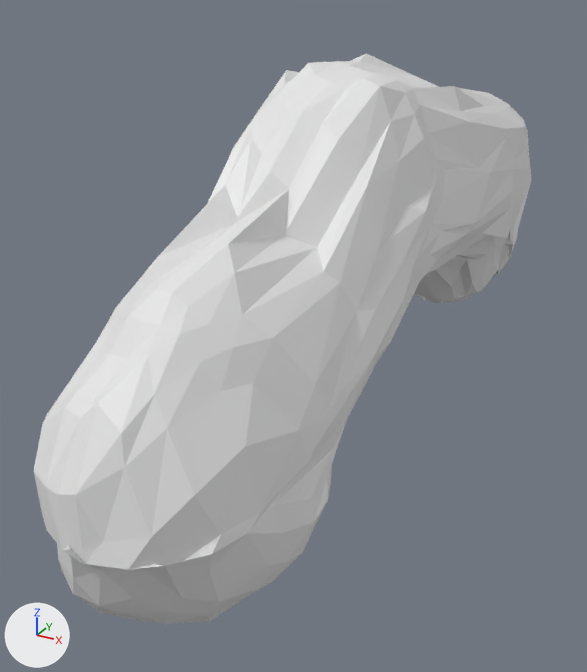
The Blender file Assets/THE LEVEL FOLDER/brock.blend: old version first, new version second.
Rendered twice from a 50 mm lens placed at (3.15, -6.77, 2.97), pointed at (-0.5, -0.13, -0.34). Lighting does not change. The marker at lower left points along +X, +Y and +Z.

The scene before the commit, as lines of its bpy script (objects in view):
```python
me_icosphere_001 = bpy.data.meshes.new('Icosphere.001')
me_icosphere_001.from_pydata(...)  # 642 vertices, 1280 faces; spans x -0.95..1.04, y -3.92..4.83, z -1.5..2.36
ob_icosphere = bpy.data.objects.new('Icosphere', me_icosphere_001)
ob_icosphere.location = (0.0, 0.0, 0.0)
```
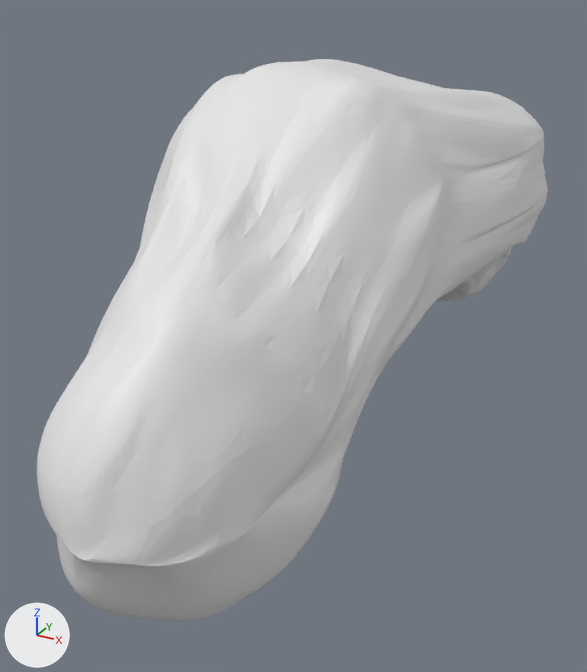
Diff of the bpy script that builds the scene:
```diff
--- a/Assets/THE LEVEL FOLDER/brock.blend.py
+++ b/Assets/THE LEVEL FOLDER/brock.blend.py
@@ me_icosphere_001 @@
 # used by ob_icosphere; location = (0.0, 0.0, 0.0)
-me_icosphere_001.from_pydata(...)  # 642 vertices, 1280 faces; spans x -0.95..1.04, y -3.92..4.83, z -1.5..2.36
+me_icosphere_001.from_pydata(...)  # 642 vertices, 1280 faces; spans x -1.65..1.41, y -3.92..4.83, z -1.5..2.36
+# me_icosphere_001 part 1: 377 of 642 vertices moved; they spanned x -0.95..1.04, y -2.87..4.03, z -1.03..2.36 and now span x -1.65..1.41, y -2.87..4.03, z -1.03..2.36; mean shift (-0.11, -0.05, -0.02); largest move (0.49, 2.89, -0.24) -> (0.71, 2.13, -0.24)
@@ ob_icosphere @@
 ob_icosphere.location = (0.0, 0.0, 0.0)
+_m = ob_icosphere.modifiers.new('Subdivision', 'SUBSURF')
+_m.levels = 2
```

Boxes (x1, y1, x2, y2) around the edits, measured in the pictures (587 x 672 px; the box of a moved part takes in the faces that stretch with it):
'Icosphere', reshaped, modifiers changed: before (34, 53, 531, 624); after (37, 59, 548, 621)
part 1 of me_icosphere_001, moved or reshaped: before (97, 53, 531, 561); after (87, 59, 548, 557)
